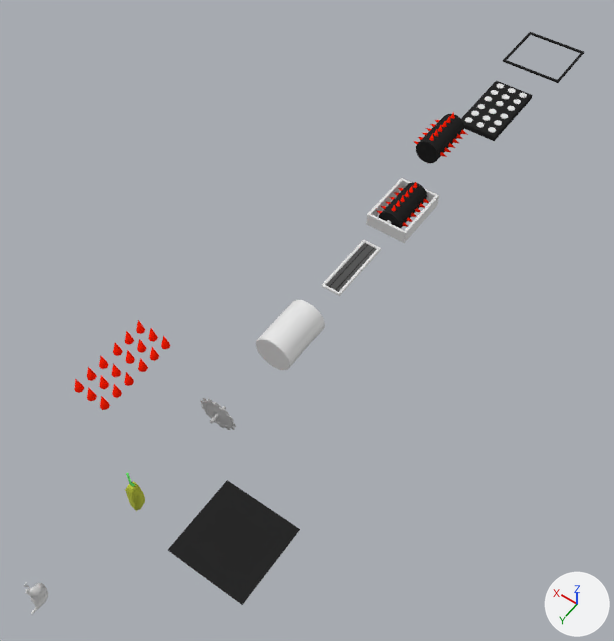
The Blender file Assets/Axtras/Models/Hazards.blend: old version first, new version second.
Camera for both pictures: a camera (50 mm lens) standing at (-14.2, 13.4, 31.0) and looking at (0.3, -7.0, -1.0). Lighting does not change. The marker at lower right points along +X, +Y and +Z.

Before the edit, the objects in view are built like this:
```python
ob_cylinderobstacle_001 = bpy.data.objects.new('CylinderObstacle.001', me_cylinder_006)
ob_cylinderobstacle_001.location = (0.06, -15.09, 0.17)
ob_cylinderobstacle_001.rotation_euler = (1.571, 0.0, 0.0)  # degrees (90, 0, 0)
ob_grounddoor01 = bpy.data.objects.new('GroundDoor01', me_plane_011)
ob_grounddoor01.location = (-4.37, 4.27, 0.95)
ob_grounddoor02 = bpy.data.objects.new('GroundDoor02', me_plane_014)
ob_grounddoor02.location = (-4.37, 4.27, 0.95)
ob_hazmat_barrel = bpy.data.objects.new('Hazmat Barrel', me_cylinder_002)
ob_hazmat_barrel.location = (0.0, -5.0, 0.0)
ob_saw_blade = bpy.data.objects.new('Saw Blade', me_mesh_002)
ob_saw_blade.location = (0.0, 0.0, 0.0)
ob_spike_obstacle_001 = bpy.data.objects.new('spike-obstacle.001', me_circle_010)
ob_spike_obstacle_001.location = (-0.08, -24.84, 0.02)
ob_spike_obstacle_001.rotation_euler = (0.0, 0.0, 1.571)  # degrees (0, 0, 90)
ob_spike_obstacle_003 = bpy.data.objects.new('spike-obstacle.003', me_circle_012)
ob_spike_obstacle_003.location = (4.2, 1.04, 1.25)
ob_spike_obstacle_003.rotation_euler = (0.0, 0.0, 1.571)  # degrees (0, 0, 90)
ob_spikebase = bpy.data.objects.new('SpikeBase', me_plane_007)
ob_spikebase.location = (0.0, -10.24, -0.62)
ob_spiralbase = bpy.data.objects.new('SpiralBase', me_plane_012)
ob_spiralbase.location = (0.06, -15.09, 0.22)
# also in view: 'CylinderObstacle' at (-0.1, -18.0, 2.7)
```
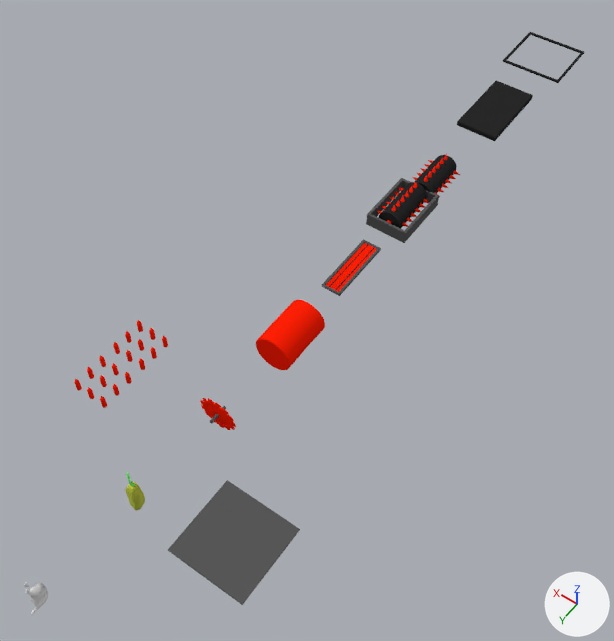
Pixel boxes (x1, y1, x2, y2) of what changed, in the pictures (614 x 641 px):
'GroundDoor01', recoloured (black to grey)
    both: (204, 504, 300, 605)
'GroundDoor02', recoloured (black to grey)
    both: (168, 480, 262, 577)
'Hazmat Barrel', recoloured (white to red)
    both: (256, 300, 325, 370)
'CylinderObstacle', moved
    before: (413, 111, 468, 163)
    after: (412, 153, 460, 197)
'spike-obstacle.001', reshaped, moved, turned
    before: (461, 81, 533, 141)
    after: (457, 81, 533, 141)
'spike-obstacle.003', reshaped
    before: (74, 320, 170, 410)
    after: (74, 320, 168, 408)
'SpiralBase', recoloured (grey to black)
    both: (366, 178, 439, 243)
part 1 of me_mesh_002, recoloured (grey to red)
    both: (200, 398, 236, 430)
part 2 of me_mesh_002, recoloured
    both: (210, 406, 226, 423)
part 4 of me_plane_007, recoloured (white to grey)
    both: (322, 239, 381, 296)
part 5 of me_plane_007, recoloured (grey to red)
    both: (326, 243, 377, 292)
part 6 of me_circle_010, deleted
    before: (461, 81, 533, 141)
part 7 of me_circle_010, added (black)
    after: (457, 81, 533, 141)

The change, as a diff of the scene's bpy script:
```diff
--- a/Assets/Axtras/Models/Hazards.blend.py
+++ b/Assets/Axtras/Models/Hazards.blend.py
@@ me_cylinder_002 @@
 me_cylinder_002.from_pydata(...)  # 224 vertices, 98 faces; spans x -0.96..0.96, y -1.59..1.17, z -0.96..1.0
+me_cylinder_002.materials.append(mat_red)  # red #ff1f05
@@ me_mesh_002 @@
 me_mesh_002.from_pydata(...)  # 656 vertices, 653 faces; spans x -0.95..0.96, y -0.46..0.46, z -0.93..0.96
+# me_mesh_002 part 1: all 497 faces centred in x -0.95..0.95, y -0.05..0.05, z -0.92..0.96 switch from mat_lambert1 (grey #bcbcbc) to mat_red (red #ff1f05)
+# me_mesh_002 part 2: all 156 faces centred in x -0.09..0.09, y -0.46..0.46, z -0.1..0.08 switch from mat_lambert1 (grey #bcbcbc) to mat_gray (dark grey #585858)
@@ me_plane_011 @@
 me_plane_011.from_pydata(...)  # 8 vertices, 6 faces; spans x -1.75..0.0, y -1.75..1.75, z -0.1..0.0
-me_plane_011.materials.append(mat_black)  # black #292929
+me_plane_011.materials.append(mat_gray)  # dark grey #585858
@@ me_plane_014 @@
 me_plane_014.from_pydata(...)  # 8 vertices, 6 faces; spans x 0.0..1.75, y -1.75..1.75, z -0.1..0.0
-me_plane_014.materials.append(mat_black)  # black #292929
+me_plane_014.materials.append(mat_gray)  # dark grey #585858
@@ me_circle_010 @@
 # used by ob_spike_obstacle_001; location = (-0.08, -24.84, 0.02); rotation_euler = (0.0, 0.0, 1.571), in degrees (0, 0, 90)
-me_circle_010.from_pydata(...)  # 300 vertices, 172 faces; spans x -2.31..2.31, y -1.18..1.18, z 0.0..0.34
+me_circle_010.from_pydata(...)  # 12 vertices, 10 faces; spans x -1.2..1.2, y -2.3..2.3, z -0.2..0.1
+# me_circle_010 part 6: 300 vertices removed from x -2.31..2.31, y -1.18..1.18, z 0.0..0.34
+# me_circle_010 part 7: 12 vertices added at x -1.2..1.2, y -2.3..2.3, z -0.2..0.1
 me_circle_010.materials.append(mat_black)
-me_circle_010.materials.append(mat_white)  # white #e7e7e7
@@ me_circle_012 @@
 # used by ob_spike_obstacle_003; location = (4.2, 1.04, 1.25); rotation_euler = (0.0, 0.0, 1.571), in degrees (0, 0, 90)
-me_circle_012.from_pydata(...)  # 162 vertices, 144 faces; spans x -2.09..2.09, y -0.94..0.94, z 0.0..0.76
+me_circle_012.from_pydata(...)  # 306 vertices, 288 faces; spans x -1.99..1.99, y -0.83..0.83, z 0.0..0.76
+# me_circle_012 part 3: 144 vertices removed from x -2.09..2.09, y -0.94..0.94, z 0.0; 288 vertices added at x -1.99..1.99, y -0.83..0.83, z 0.0..0.5
 me_circle_012.materials.append(mat_red)
@@ me_plane_007 @@
 me_plane_007.from_pydata(...)  # 60 vertices, 57 faces; spans x -0.52..0.52, y -1.82..1.82, z 0.59..0.73
+# me_plane_007 part 4: all 50 faces that had it switch from mat_white (white #e7e7e7) to mat_gray (dark grey #585858)
+# me_plane_007 part 5: all 5 faces that had it switch from mat_gray (dark grey #585858) to mat_red (red #ff1f05)
 me_plane_007.materials.append(mat_black)
@@ me_plane_012 @@
 me_plane_012.from_pydata(...)  # 16 vertices, 16 faces; spans x -1.13..1.15, y -1.66..1.66, z -0.61..0.11
-me_plane_012.materials.append(mat_white)  # white #e7e7e7
+me_plane_012.materials.append(mat_gray)  # dark grey #585858
@@ ob_cylinderobstacle @@
 ob_cylinderobstacle = bpy.data.objects.new('CylinderObstacle', me_cylinder_001)
-ob_cylinderobstacle.location = (-0.05, -19.41, 2.74)
+ob_cylinderobstacle.location = (-0.05, -19.41, 0.01)
@@ ob_spike_obstacle_001 @@
 ob_spike_obstacle_001 = bpy.data.objects.new('spike-obstacle.001', me_circle_010)
-ob_spike_obstacle_001.location = (-0.08, -24.84, 0.02)
-ob_spike_obstacle_001.rotation_euler = (0.0, 0.0, 1.571)  # degrees (0, 0, 90)
+ob_spike_obstacle_001.location = (-0.08, -24.84, 0.22)
```
